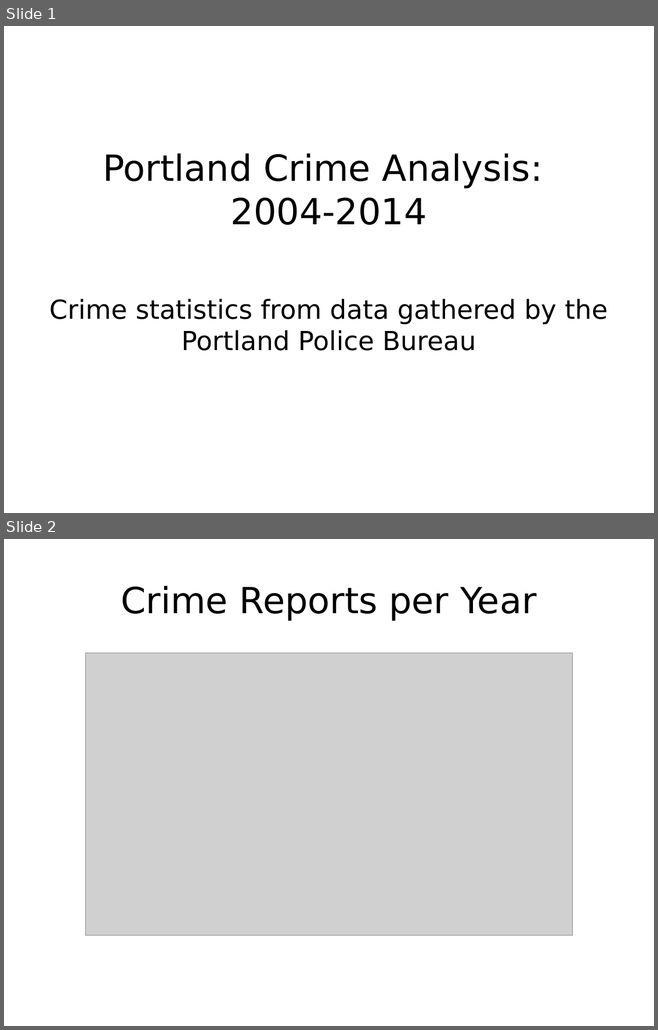
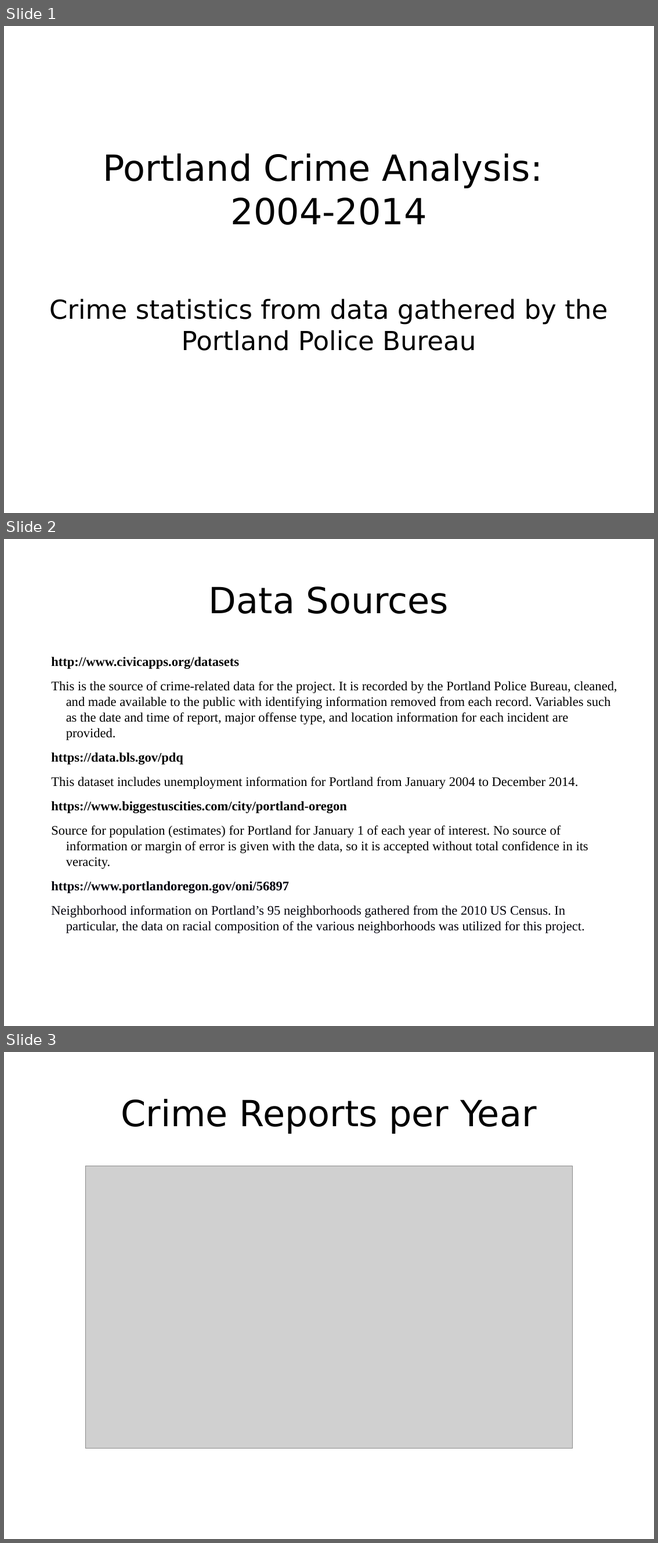
Before and after one commit to ptrbates/portland_crime_analysis, a slide deck: docs/Bates_presentation.pptx. Shown one above the other, each under a label of ours: slides 1 and 2 before the commit, slides 1, 2 and 3 after it. The pictures are 658x1030 and 658x1543 pixels, drawn with LibreOffice and Linux fonts; fonts in the diff are those of the drawing; grey boxes stand for pictures. Boxes give left, top, right and bottom in pixels: in the first picture for what was removed or moved away, otherwise in the second. Text is boxed around its words. In the diff, an @@ line names an element or a change of style, - is before the commit and + after.

Commit message:
Working on presentation.

```diff
--- a/docs/Bates_presentation.pptx
+++ b/docs/Bates_presentation.pptx
@@ slide 2 added at [4, 539, 654, 1026], background #FFFFFF @@
@@ text added at [209, 587, 448, 614], 44 pt, text #000000 @@
+Data Sources
@@ text added at [51, 657, 616, 933], 16 pt, text #000000 @@
+http://www.civicapps.org/datasets
+This is the source of crime-related data for the project. It is recorded by the Portland Police Bureau, cleaned, and made available to the public with identifying information removed from each record. Variables such as the date and time of report, major offense type, and location information for each incident are provided.
+https://data.bls.gov/pdq
+This dataset includes unemployment information for Portland from January 2004 to December 2014.
+https://www.biggestuscities.com/city/portland-oregon
+Source for population (estimates) for Portland for January 1 of each year of interest. No source of information or margin of error is given with the data, so it is accepted without total confidence in its veracity.
+https://www.portlandoregon.gov/oni/56897
+Neighborhood information on Portland’s 95 neighborhoods gathered from the 2010 US Census. In particular, the data on racial composition of the various neighborhoods was utilized for this project.
@@ what was slide 2 is now slide 3 @@
```
Also in this commit, not shown: 5 other files.
